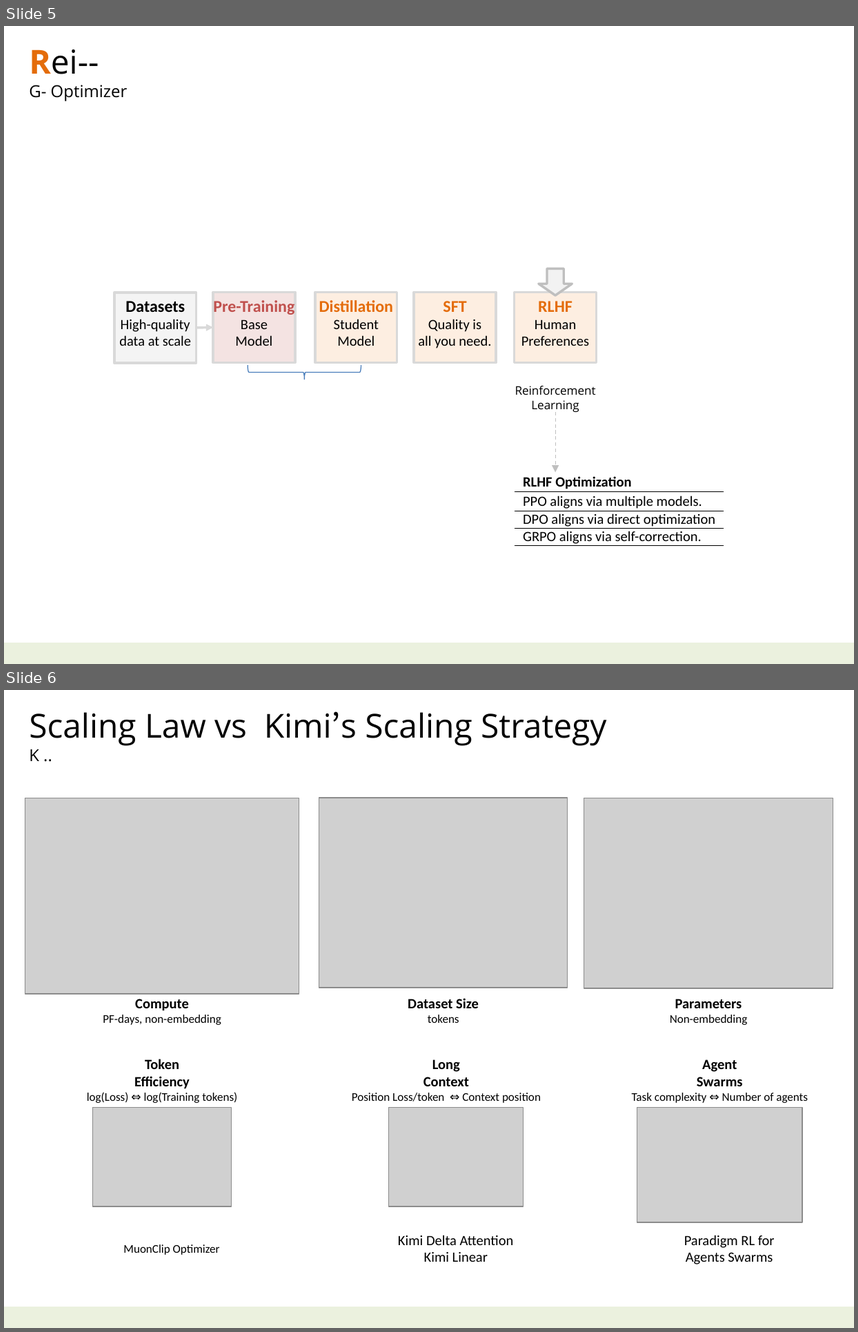
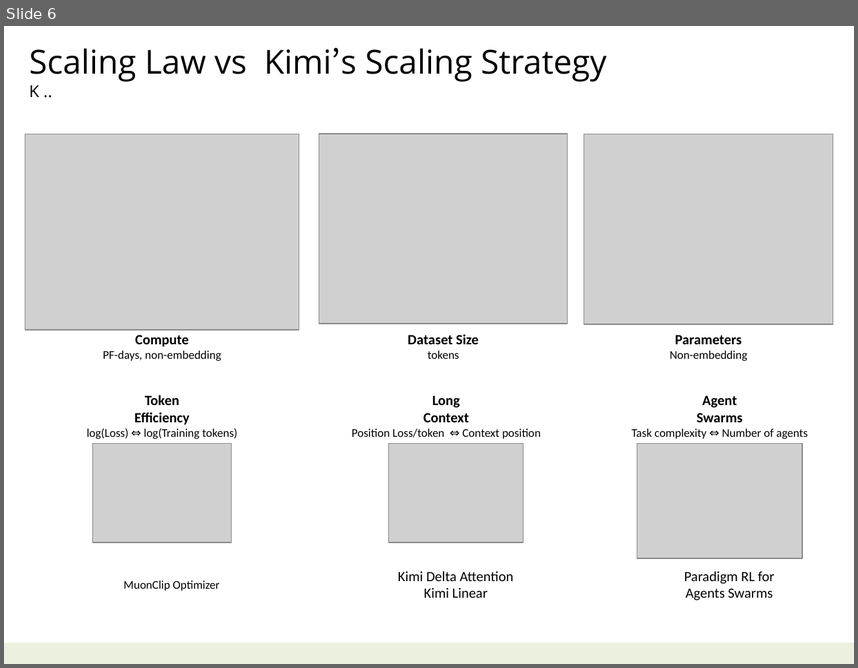
Before and after one commit to navibator/crazy-ai, a slide deck: ai-kimi.pptx. Shown one above the other, each under a label of ours: slides 5 and 6 before the commit, slide 6 after it. The pictures are 858x1332 and 858x668 pixels, drawn with LibreOffice and Linux fonts; fonts in the diff are those of the drawing; grey boxes stand for pictures. Boxes give left, top, right and bottom in pixels: in the first picture for what was removed or moved away, otherwise in the second. Text is boxed around its words. In the diff, an @@ line names an element or a change of style, - is before the commit and + after.

```diff
--- a/ai-kimi.pptx
+++ b/ai-kimi.pptx
@@ slide 5 removed at (x1=4, y1=26, x2=854, y2=664), background #FFFFFF; not listed: 1 template element that a slide beside it also shows @@
@@ text removed at (x1=29, y1=49, x2=128, y2=101) @@
-Rei--
-G- Optimizer
@@ down arrow removed at (x1=539, y1=268, x2=572, y2=294) @@
@@ rectangle removed at (x1=114, y1=292, x2=196, y2=363) @@
-Datasets
-High-quality
-data at scale
@@ rectangle removed at (x1=213, y1=292, x2=294, y2=363) @@
-Pre-Training
-Base
-Model
@@ rectangle removed at (x1=315, y1=292, x2=397, y2=363) @@
-Distillation
-Student
-Model
@@ rectangle removed at (x1=414, y1=292, x2=495, y2=363) @@
-SFT
-Quality is
-all you need.
@@ rectangle removed at (x1=514, y1=292, x2=595, y2=363) @@
-RLHF
-Human
-Preferences
@@ arrow removed from (196, 328) to (213, 327) @@
@@ right brace removed at (x1=248, y1=364, x2=361, y2=379) @@
@@ text removed at (x1=515, y1=385, x2=596, y2=412) @@
-Reinforcement
-Learning
@@ arrow removed from (556, 412) to (556, 472) @@
@@ table removed at (x1=514, y1=472, x2=723, y2=546), 4 rows, 1 columns @@
-RLHF Optimization
-PPO aligns via multiple models.
-DPO aligns via direct optimization
-GRPO aligns via self-correction.
```
Also in this commit, not shown: 4 slides added, 2 other files.
